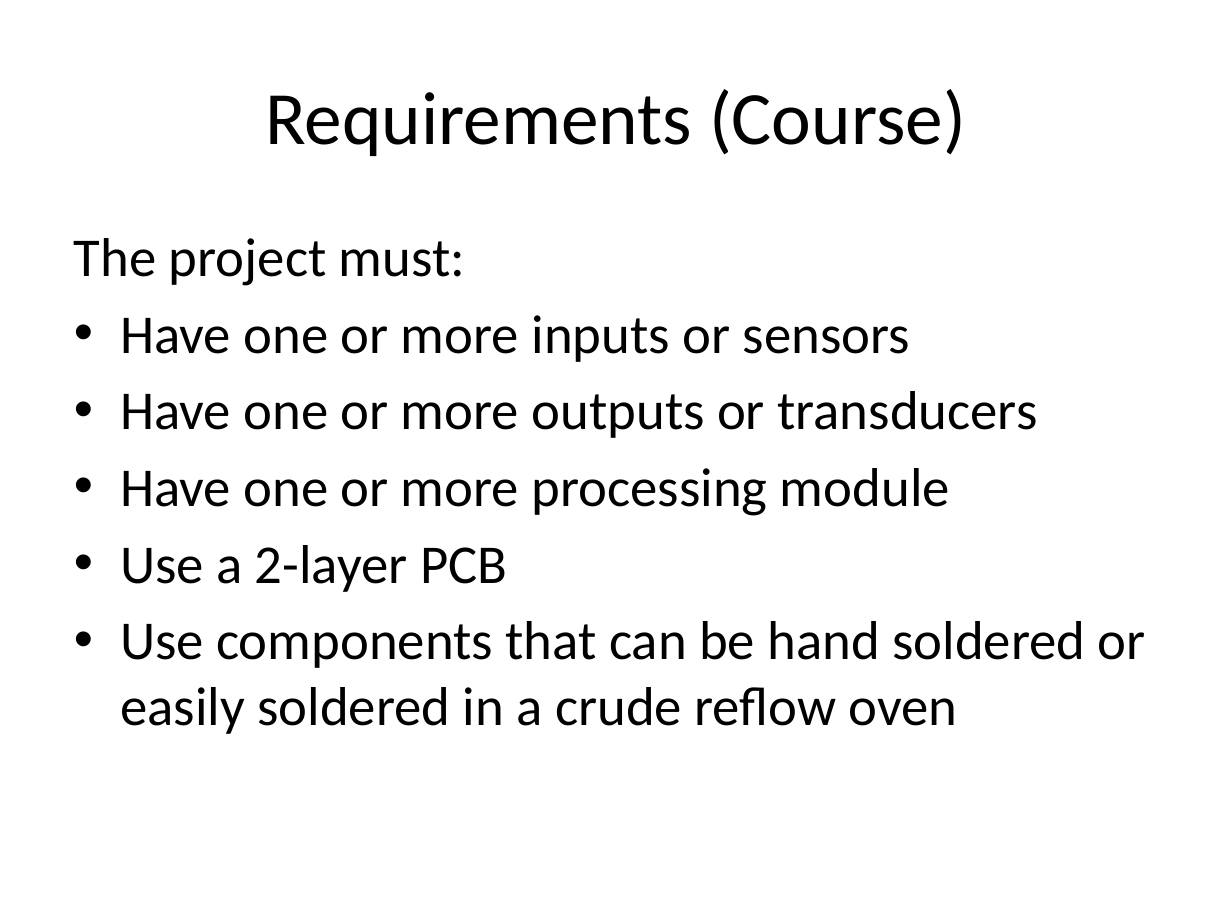
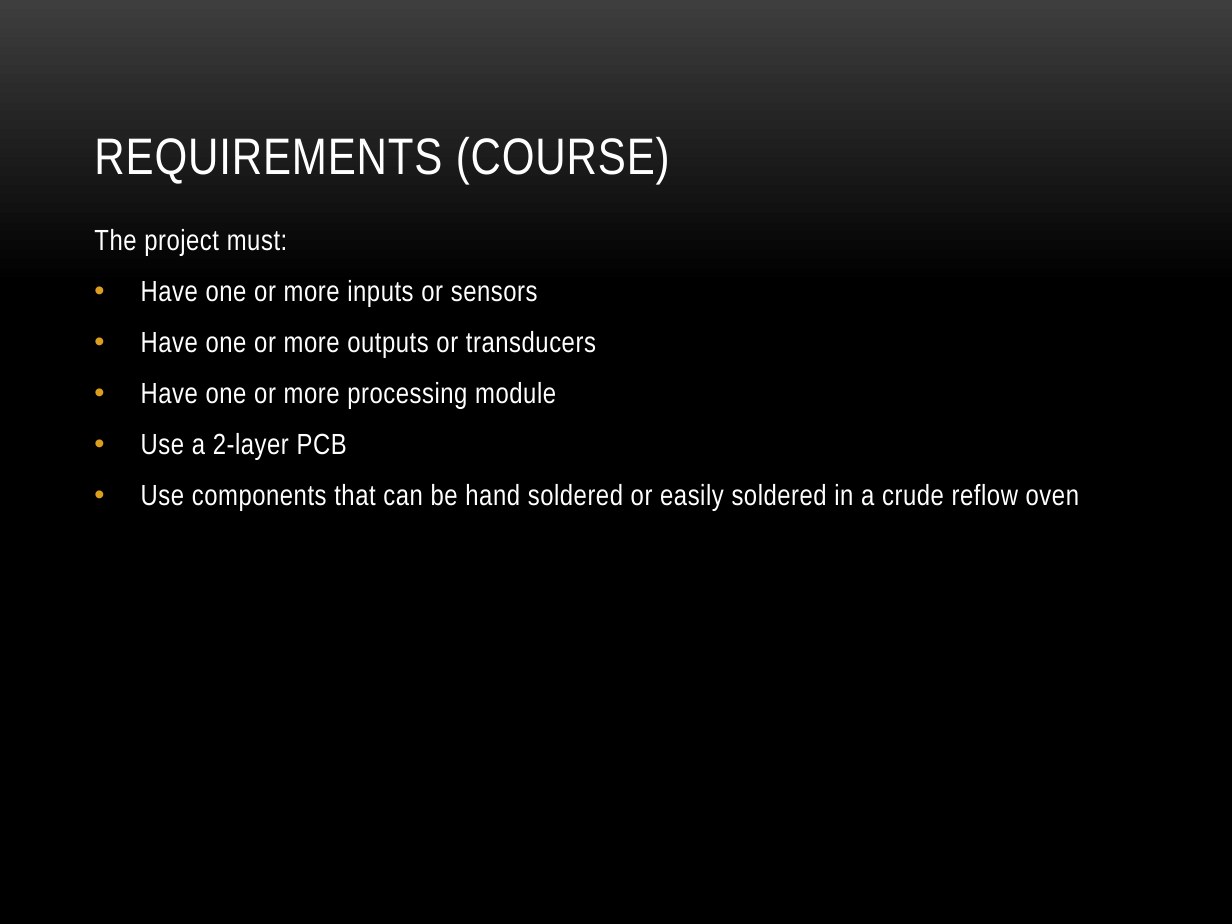
Before and after one commit to dosferatu/electronic-compass, a slide deck: slide 6 of Documentation/Project Documentation/Project Presentation.pptx. Drawn at 1232x924 pixels with LibreOffice and Linux fonts; fonts in the diff are those of the drawing; background and template pictures are left out. Boxes give left, top, right and bottom in pixels: in the first picture for what was removed or moved away, otherwise in the second. Text is boxed around its words. In the diff, an @@ line names an element or a change of style, - is before the commit and + after.

```diff
--- a/Documentation/Project Documentation/Project Presentation.pptx
+++ b/Documentation/Project Documentation/Project Presentation.pptx
@@ background #FFFFFF to picture (left out) @@
@@ title "REQUIREMENTS (COURSE)" at [94, 136, 670, 184]: vertical alignment middle to bottom @@
@@ title at [94, 136, 670, 184]: text changed; size 44 to 30 pt; font Calibri to Arial Narrow; text colour #000000 to #FFFFFF @@
-Requirements (Course)
+REQUIREMENTS (COURSE)
@@ text "The project must:": place and size @@
-text "The project must:" at [74, 238, 1146, 734]
+text "The project must:" at [94, 229, 1079, 511]
@@ text "The project must:" at [94, 229, 1079, 511]: size 32 to 17 pt, font Calibri to Arial Narrow, text colour #000000 to #FFFFFF, letter spacing 0 to 0.3 pt; more space between paragraphs @@
```
Also in this commit, not shown: 24 other slides changed, 2 slides added, 1 slide removed, 2 other files.
